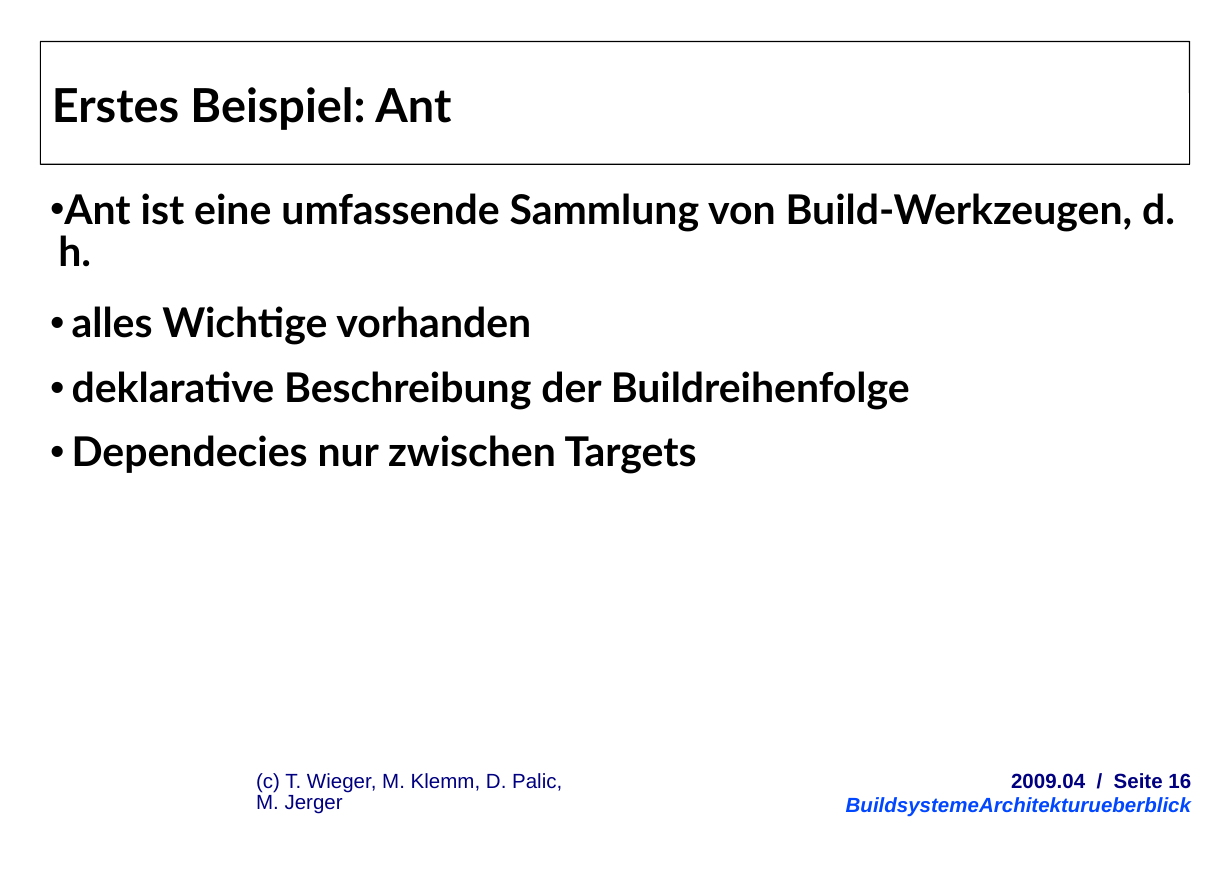
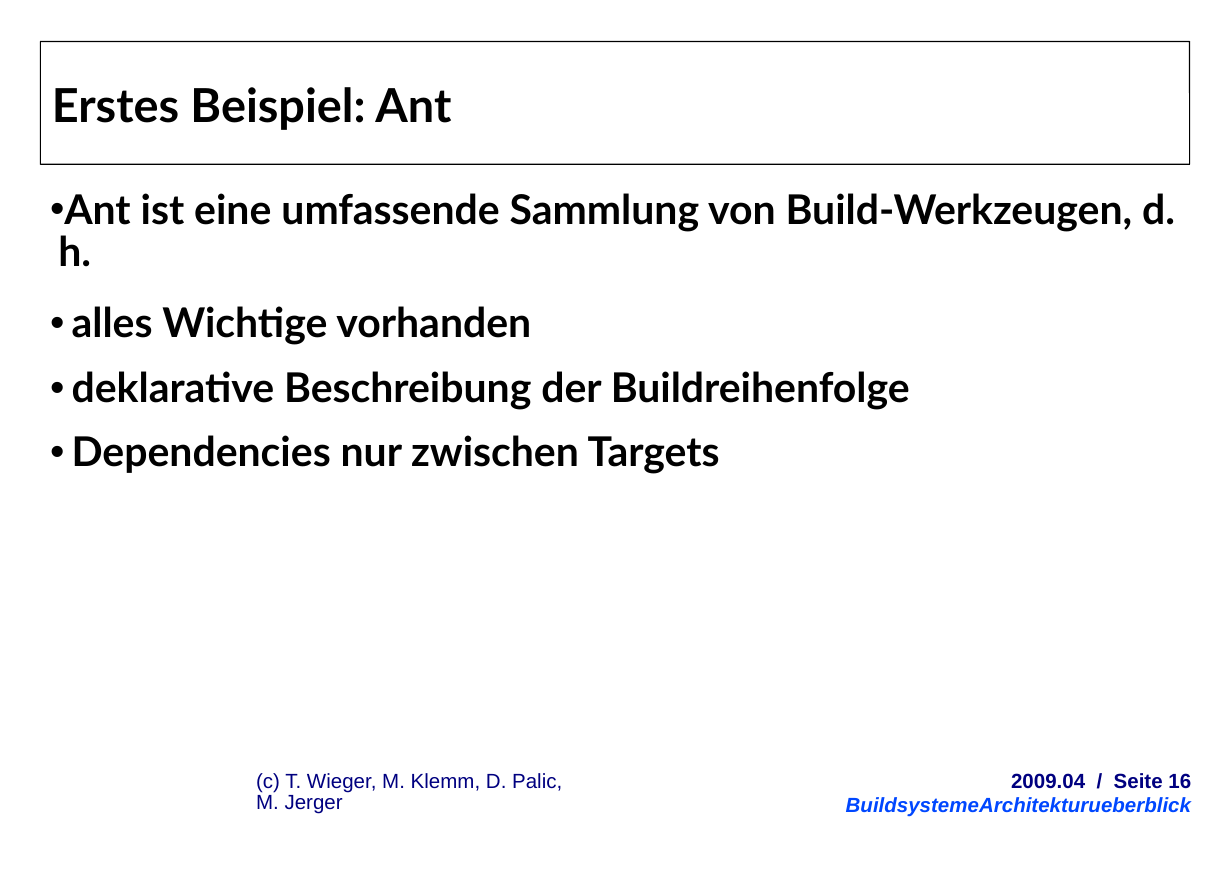
Before and after one commit to herrwieger/experttrainingbuildsystems, a slide deck: slide 16 of praesentationen/BuildsystemeArchitekturueberblick.odp. Drawn at 1232x871 pixels with LibreOffice and Linux fonts; fonts in the diff are those of the drawing; background and template pictures are left out. Boxes give left, top, right and bottom in pixels: in the first picture for what was removed or moved away, otherwise in the second. Text is boxed around its words. In the diff, an @@ line names an element or a change of style, - is before the commit and + after.

```diff
--- a/praesentationen/BuildsystemeArchitekturueberblick.odp
+++ b/praesentationen/BuildsystemeArchitekturueberblick.odp
@@ text at [72, 435, 720, 474]: text changed @@
-  • Dependecies nur zwischen Targets
+  • Dependencies nur zwischen Targets
```
Also in this commit, not shown: 15 other slides changed, 1 other file.
